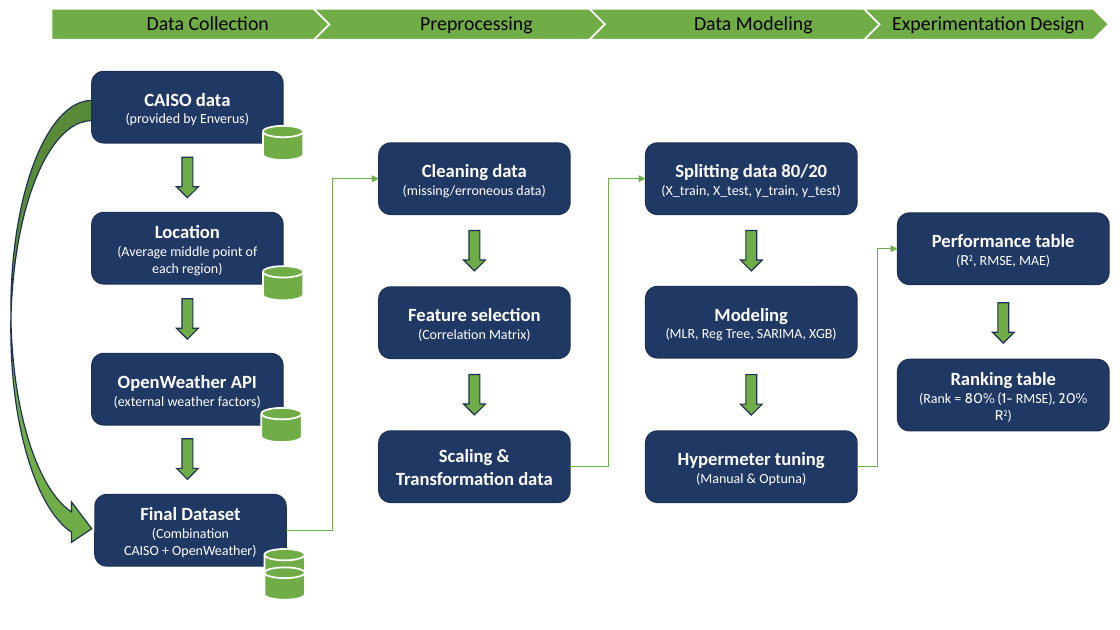
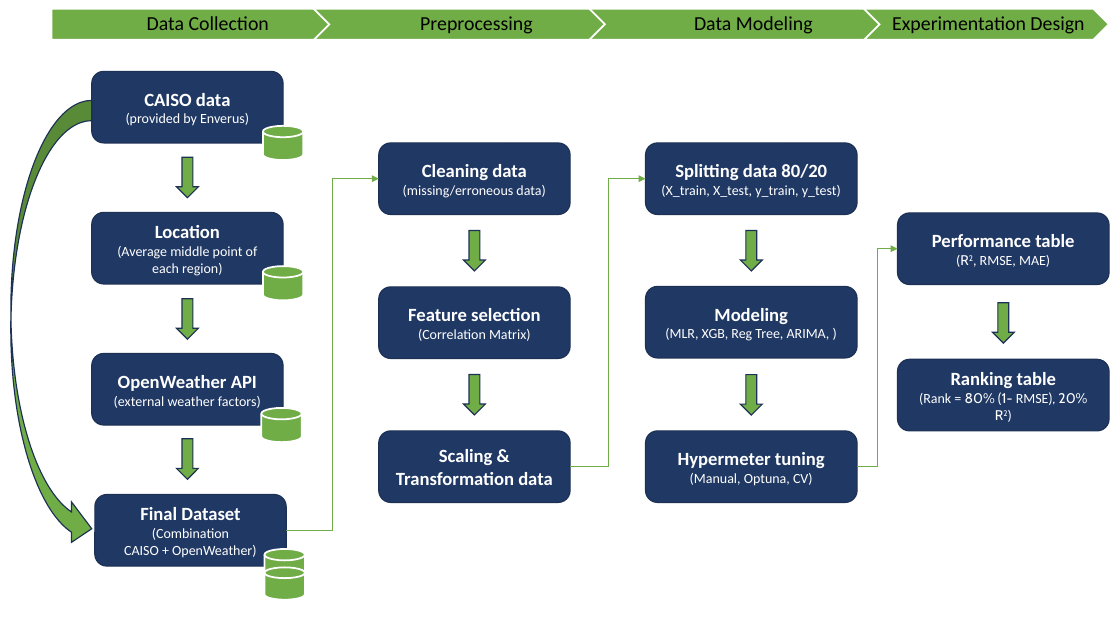
Before and after one commit to hugodup/Enverus_group_project, a slide deck: slide 1 of 2. Report/Flowchart.pptx. Drawn at 1120x630 pixels with LibreOffice and Linux fonts; fonts in the diff are those of the drawing. Boxes give left, top, right and bottom in pixels: in the first picture for what was removed or moved away, otherwise in the second. Text is boxed around its words. In the diff, an @@ line names an element or a change of style, - is before the commit and + after.

```diff
--- a/2. Report/Flowchart.pptx
+++ b/2. Report/Flowchart.pptx
@@ text in rounded rectangle at (x1=665, y1=308, x2=830, y2=341): text changed @@
-Modeling
-(MLR, Reg Tree, SARIMA, XGB)
+Modeling
+(MLR, XGB, Reg Tree, ARIMA, )
@@ text in rounded rectangle at (x1=678, y1=452, x2=825, y2=486): text changed; size 16 to 12 pt; bold off @@
-Hypermeter tuning
-(Manual & Optuna)
+Hypermeter tuning
+(Manual, Optuna, CV)
```
Also in this commit, not shown: 2 other files.
